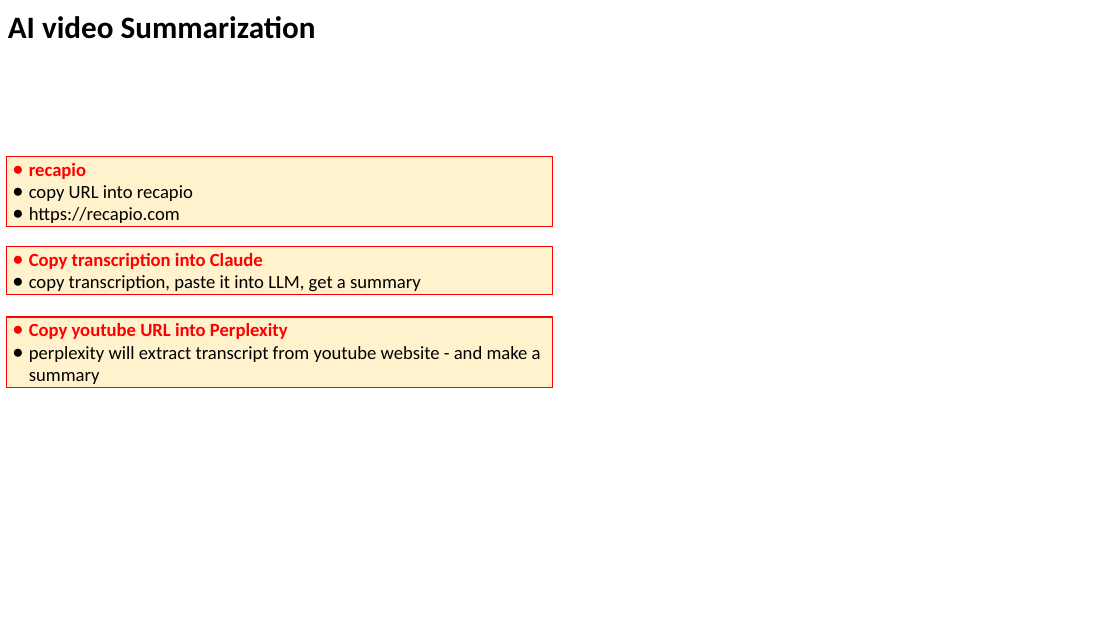
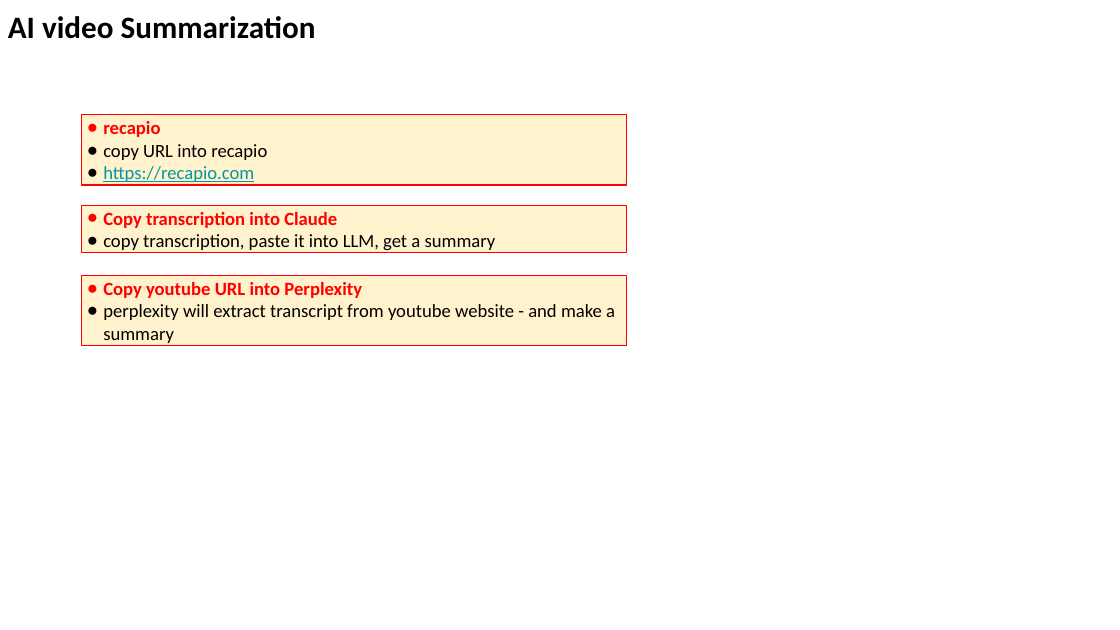
Before and after one commit to lselector/seminar, a slide deck: slide 18 of 2025/2025-06-06-AI-Updates.pptx (slide 11 before the commit). Drawn at 1120x630 pixels with LibreOffice and Linux fonts; fonts in the diff are those of the drawing. Boxes give left, top, right and bottom in pixels: in the first picture for what was removed or moved away, otherwise in the second. Text is boxed around its words. In the diff, an @@ line names an element or a change of style, - is before the commit and + after.

```diff
--- a/2025/2025-06-06-AI-Updates.pptx
+++ b/2025/2025-06-06-AI-Updates.pptx
@@ text in rectangle at (x1=103, y1=166, x2=254, y2=185): text colour #000000 to #0097A7, underline on in "https://recapio.com" @@
@@ 3 rectangles moved together from (x1=7, y1=157, x2=552, y2=388) to (x1=82, y1=115, x2=627, y2=346) @@
```
Also in this commit, not shown: 6 other slides changed, 8 slides added.
